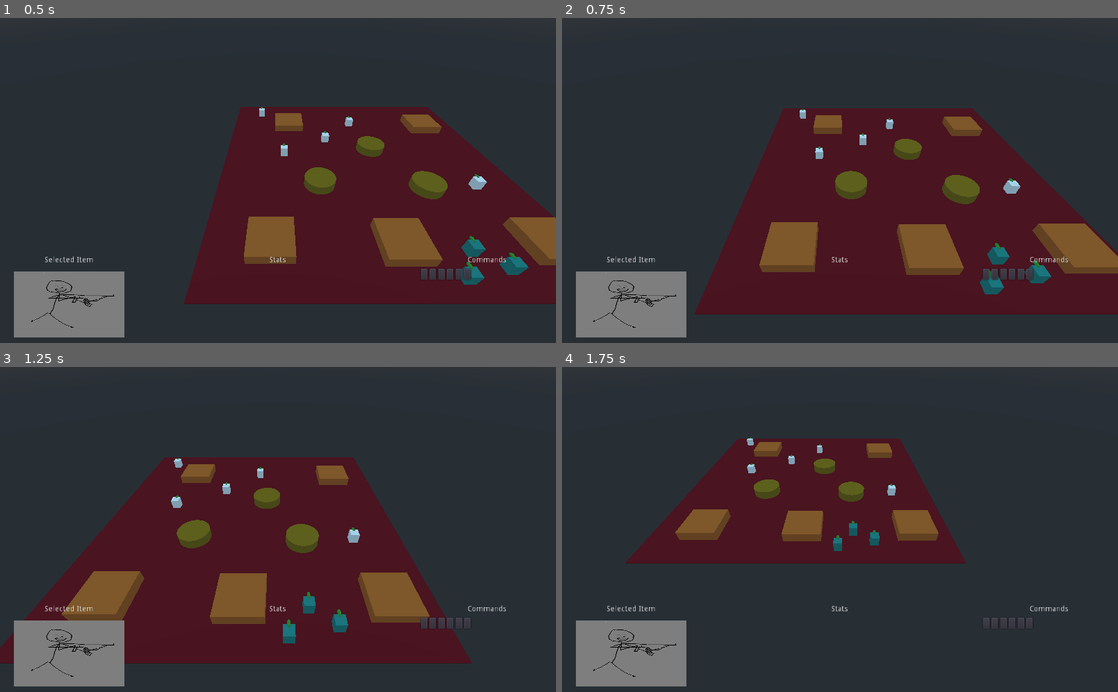
Above: before the commit, frames 1-4 (two rows, left to right).
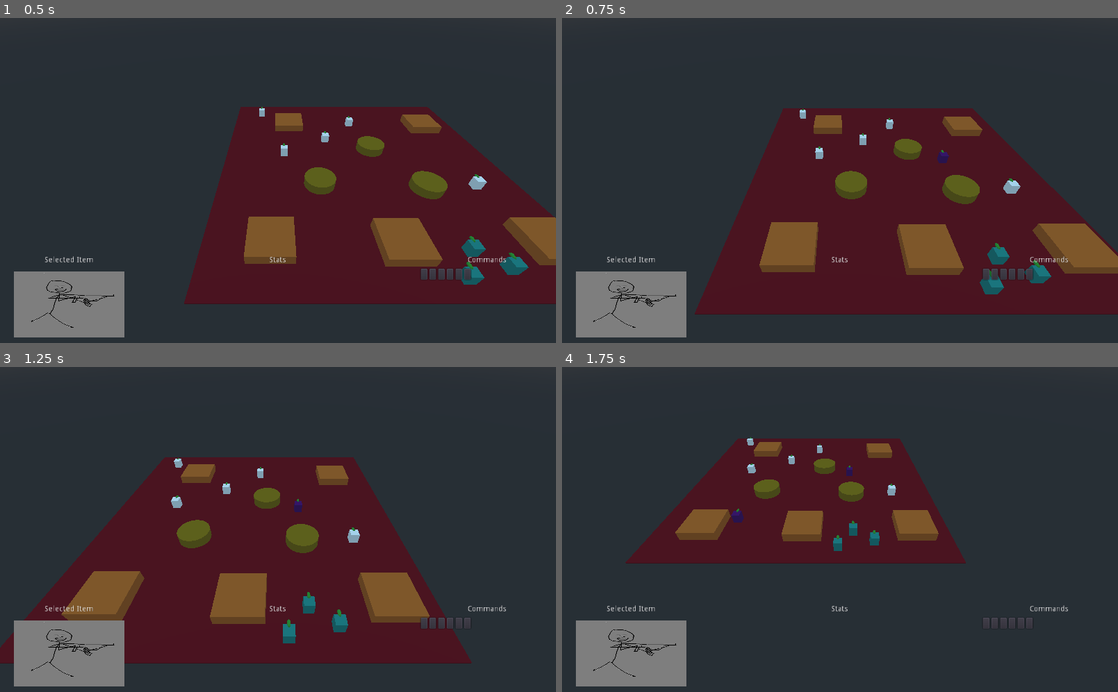
Above: after the commit, the same moments.

Repository: Ellord207/GodotShenanigans
Game: Godot game, scene res://World/TestWorld.tscn
The game is run twice, just before and just after one commit, with the same random seed, the same clock (stepped at 60 frames per second) and the same inputs.
Inputs (mouse positions are in pixels of both pictures, inside the frame that each line leads up to):
- Up to frame 1 (0.5 s): no input
- Up to frame 2 (0.75 s): move the mouse to (962, 164) at 0.52 s; hold Right from 0.53 s (still down); tap C (CreateUnitKey, bound only after the commit) at 0.6 s; click (962, 164) at 0.67 s
- Up to frame 3 (1.25 s): keep holding Right
- Up to frame 4 (1.75 s): move the mouse to (728, 545) at 1.27 s; release Right at 1.28 s; hold Down from 1.28 s (still down); right-click (728, 545) at 1.35 s; click (728, 545) at 1.42 s; tap C (CreateUnitKey, bound only after the commit) at 1.55 s

Frame 1 is identical in both runs. In frame 2, less than 0.1% of the frame differs, in the area x 67-70%, y 40-45%; in frame 3, less than 0.1%; in frame 4, 0.1%, in the area x 30-53%, y 30-48%.
Error in both runs: Invalid operands 'String' and 'int' in operator '=='. (res://Actors/Unit.gd:42)

Commit message:
Create unit at cursor with C key

Diff:
--- a/World/CamControl.gd
+++ b/World/CamControl.gd
@@ -12,7 +12,7 @@
 const ray_length = 1000;
 onready var cam = $Camera;
 onready var cameraNode = get_node("Camera");
-
+onready var navMesh = get_node("../Navigation");
 
 var team = 0;
 onready var selection_box = $SelectionBox
@@ -22,6 +22,16 @@
 var currentCameraDistanceZ = 0;
 
 func _input(ev):
+	if Input.is_action_just_pressed("CreateUnitKey"):
+		var m_pos: Vector2 = get_viewport().get_mouse_position();
+		var results = raycast_from_mouse(m_pos, 1);
+		var newUnitScene = load("res://Actors/Unit.tscn");
+		var newUnit = newUnitScene.instance();
+		#newUnit.global_transform.translated(results.position);
+		newUnit.global_translate(results.position);
+		newUnit.team = 0;
+		navMesh.add_child(newUnit);
+
 	if ev is InputEventMouseButton:
 		if ev.button_index == BUTTON_WHEEL_UP:
 			if (cameraNode.fov > 40):
--- a/project.godot
+++ b/project.godot
@@ -36,6 +36,11 @@
 "events": [ Object(InputEventMouseButton,"resource_local_to_scene":false,"resource_name":"","device":0,"alt":false,"shi …(212 unchanged characters)…
  ]
 }
+CreateUnitKey={
+"deadzone": 0.5,
+"events": [ Object(InputEventKey,"resource_local_to_scene":false,"resource_name":"","device":0,"alt":false,"shift":false,"control":false,"meta":false,"command":false,"pressed":false,"scancode":67,"unicode":0,"echo":false,"script":null)
+ ]
+}
 
 [layer_names]
 
